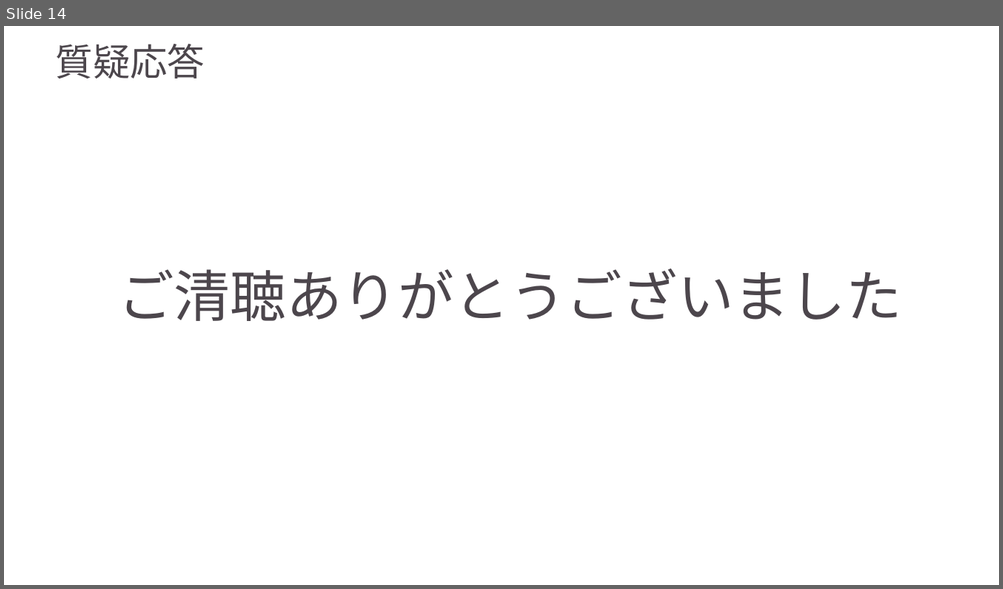
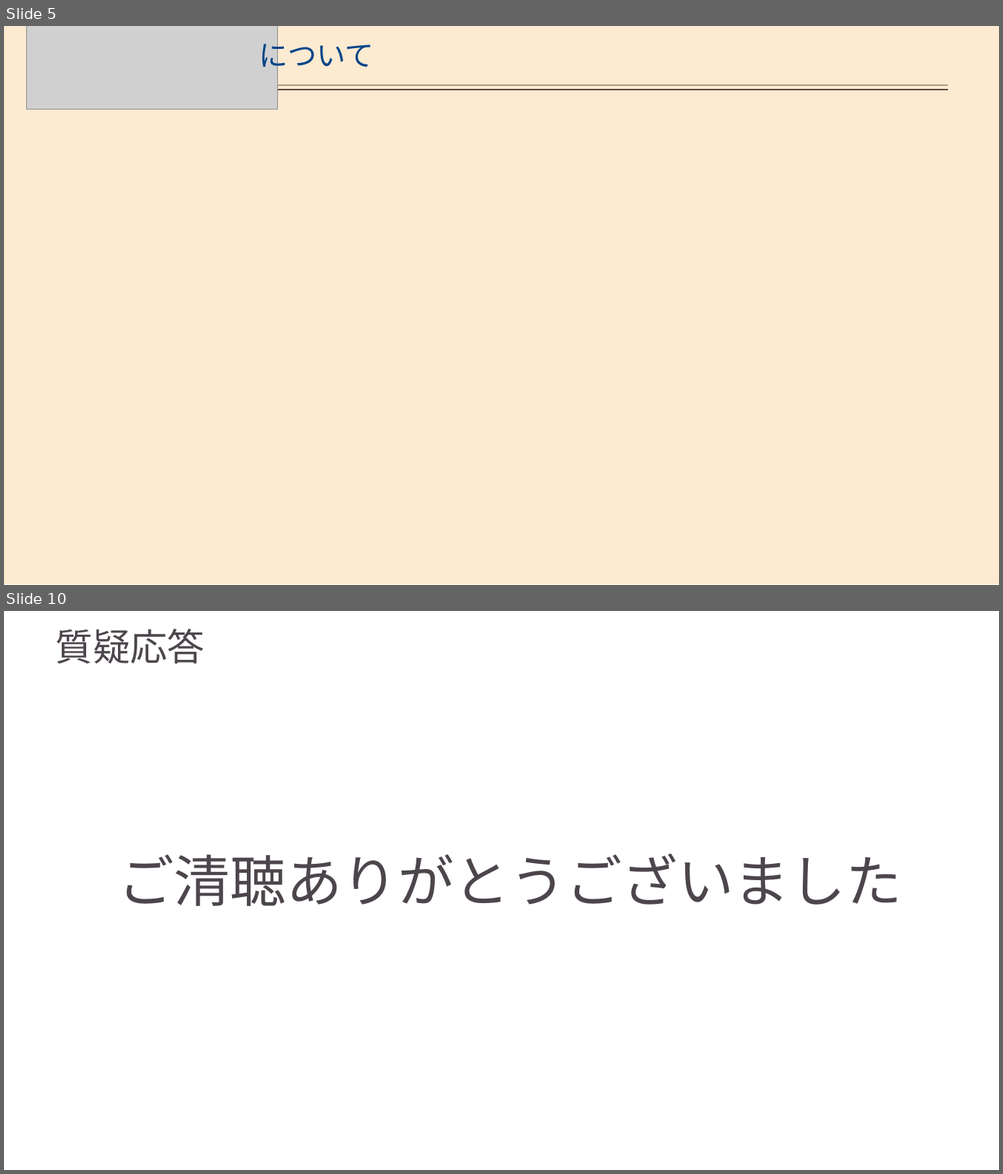
Before and after one commit to AdiosSora/subcall_cosmo, a slide deck: stable.pptx. Shown one above the other, each under a label of ours: slide 14 before the commit, slides 5 and 10 after it; the slides between them are not shown. The pictures are 1003x589 and 1003x1174 pixels, drawn with LibreOffice and Linux fonts; fonts in the diff are those of the drawing; grey boxes stand for pictures; background and template pictures are left out. Boxes give left, top, right and bottom in pixels: in the first picture for what was removed or moved away, otherwise in the second. Text is boxed around its words. In the diff, an @@ line names an element or a change of style, - is before the commit and + after.

```diff
--- a/stable.pptx
+++ b/stable.pptx
@@ slide 5 added at bbox=[4, 26, 999, 585], background picture (left out) @@
@@ rectangle added at bbox=[4, 26, 999, 585], fill #FCEAD1 @@
@@ picture added at bbox=[26, 26, 277, 109] @@
@@ text added at bbox=[259, 36, 374, 74], 28 pt, text #004488 @@
+について
@@ line added from (46, 86) to (947, 86), #AB9B8A 1.75 pt @@
@@ line added from (46, 90) to (947, 90), #594C43 1.75 pt @@
@@ what was slide 14 is now slide 10 @@
```
Also in this commit, not shown: 6 slides changed, 3 other slides added, 18 slides removed.
